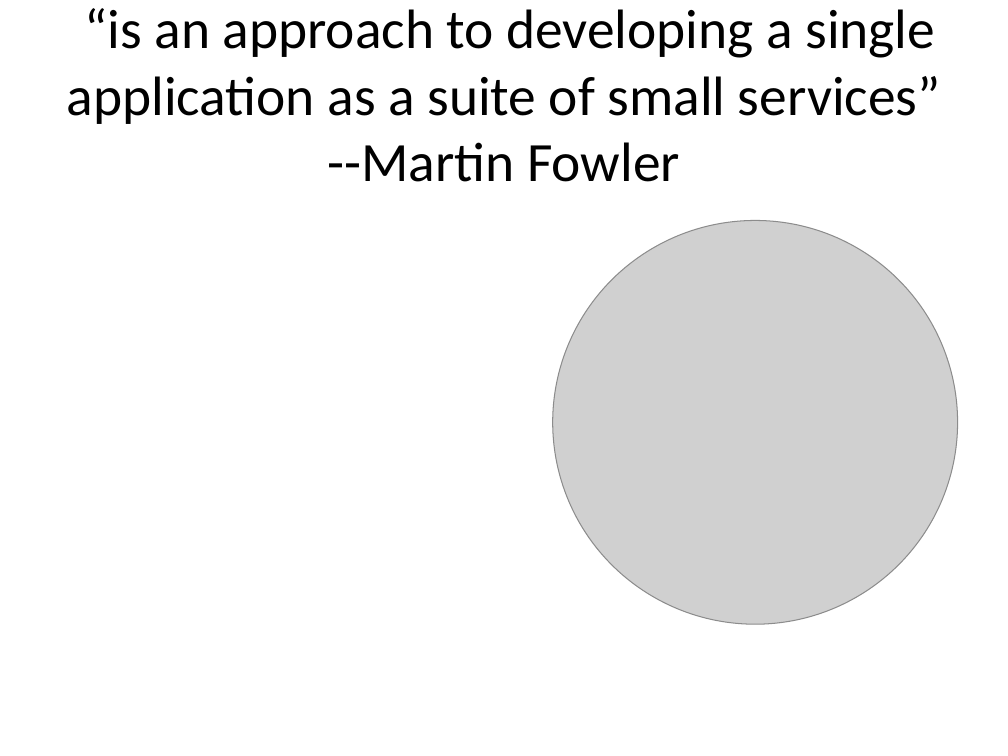
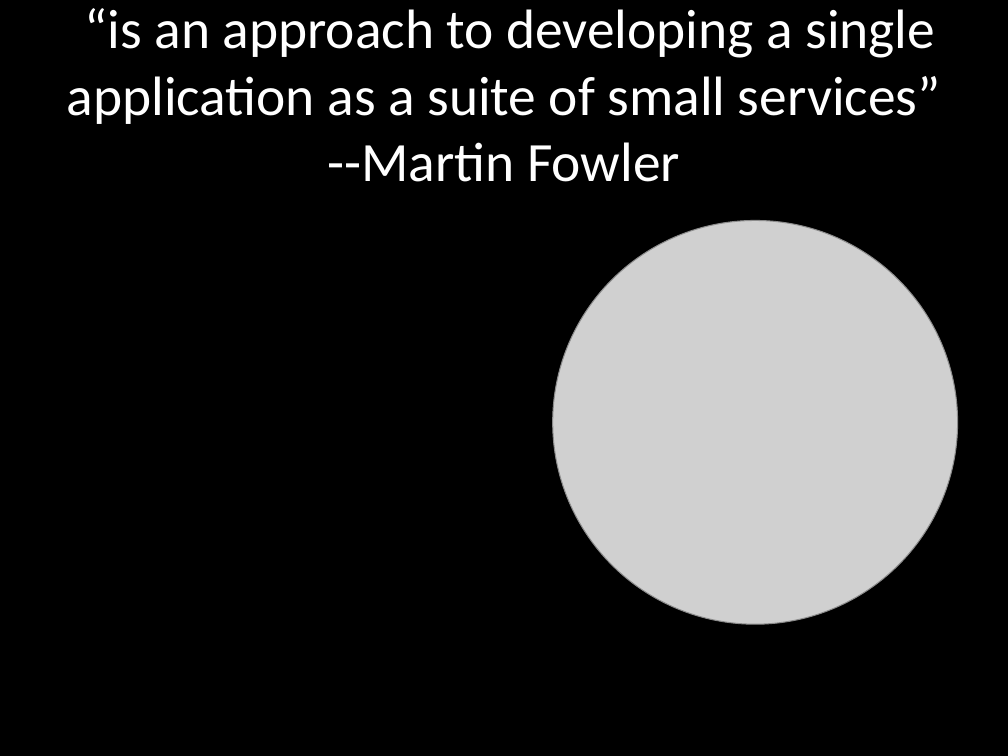
Before and after one commit to cppwfs/DNDataflow, a slide deck: slide 8 of presentations/DNdataflowIntro.pptx. Drawn at 1008x756 pixels with LibreOffice and Linux fonts; fonts in the diff are those of the drawing; grey boxes stand for pictures. Boxes give left, top, right and bottom in pixels: in the first picture for what was removed or moved away, otherwise in the second. Text is boxed around its words. In the diff, an @@ line names an element or a change of style, - is before the commit and + after.

```diff
--- a/presentations/DNdataflowIntro.pptx
+++ b/presentations/DNdataflowIntro.pptx
@@ background #FFFFFF to #000000 @@
@@ title "“is an approach to developing ..." at (x1=67, y1=8, x2=941, y2=182): text colour #000000 to #FFFFFF @@
```
Also in this commit, not shown: 3 other slides changed, 2 slides added, 2 slides removed.
